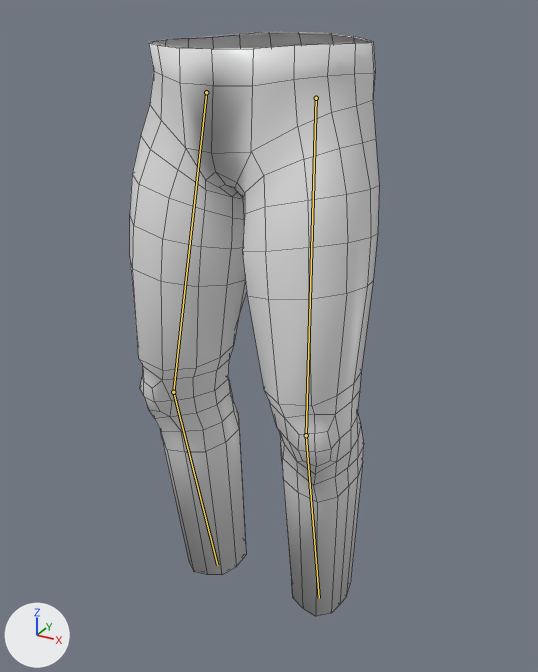
Two versions of the FBX model Assets/NPC/Models/Test/pants_male.fbx, one commit apart.
Both versions are drawn from a 50 mm lens placed at (0.601, -1.05, 1.195), pointed at (0.008, 0.029, 0.655). The axes (+X, +Y, +Z) are drawn at lower left. The lights are the same throughout. Both versions are drawn at the pose saved in each file; the numbers are the values there. The bones that change are drawn over the model as lines. Mesh edges are drawn as thin lines.

Objects in the first picture: 'pants_male_1'.
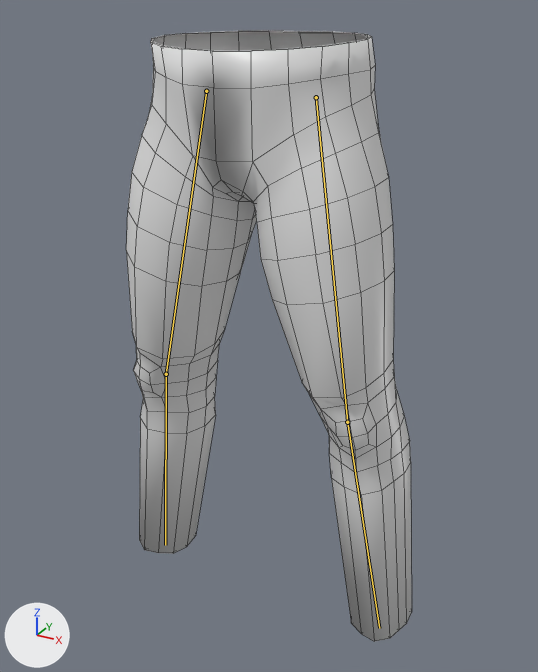
Pixel boxes [x1, y1, x2, y2] of what changed, in the pictures (538 x 672 px):
'pants_male_1', posed (15% wider)
    before: [130, 32, 379, 617]
    after: [126, 30, 412, 642]
bone 'thigh.L', root to tip
    before: (316, 98) to (306, 435)
    after: (316, 97) to (347, 422)
bone 'shin.L', root to tip
    before: (306, 435) to (319, 598)
    after: (347, 422) to (379, 628)
bone 'thigh.R', root to tip
    before: (206, 92) to (173, 392)
    after: (206, 91) to (166, 374)
bone 'shin.R', root to tip
    before: (173, 392) to (217, 565)
    after: (166, 374) to (165, 545)

The edits, one by one:
Bone 'thigh.L' (bone_thigh_l) turns from (9, -10, -6) to (0, 0, 0) degrees about its own x, y and z.
Bone 'shin.L' (bone_shin_l) turns from (-20, 0, -3) to (0, 0, 0) degrees about its own x, y and z.
Bone 'thigh.R' (bone_thigh_r) turns from (5, 9, 6) to (0, 0, 0) degrees about its own x, y and z.
Bone 'shin.R' (bone_shin_r) turns from (-12, 0, 2) to (0, 0, 0) degrees about its own x, y and z.
